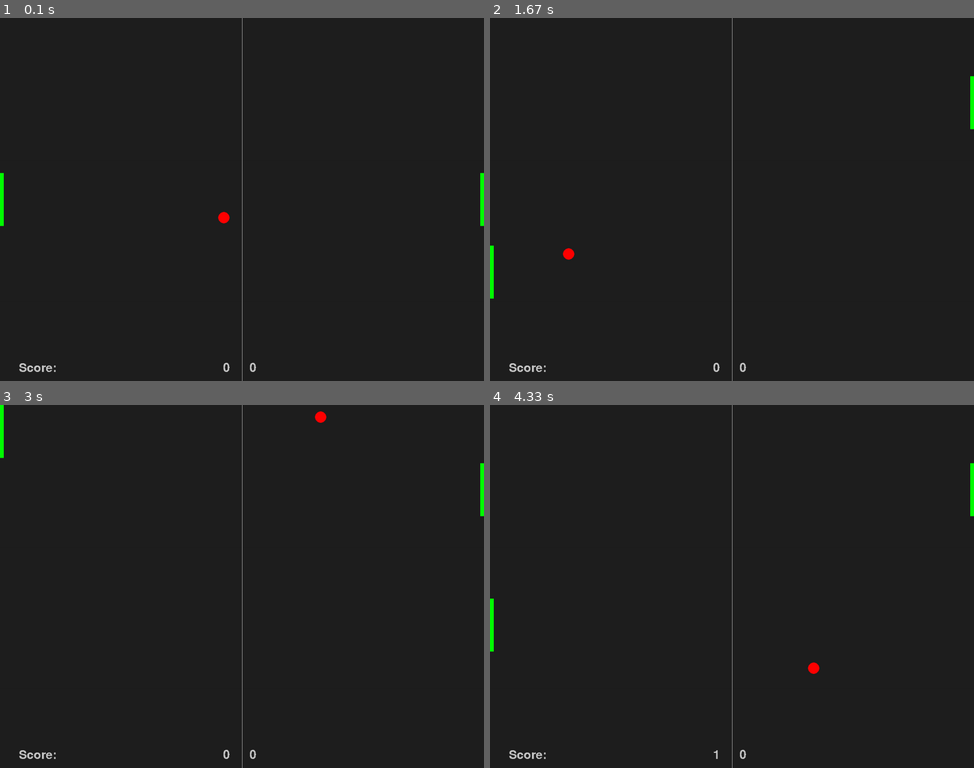
Above: before the commit, frames 1-4 (two rows, left to right).
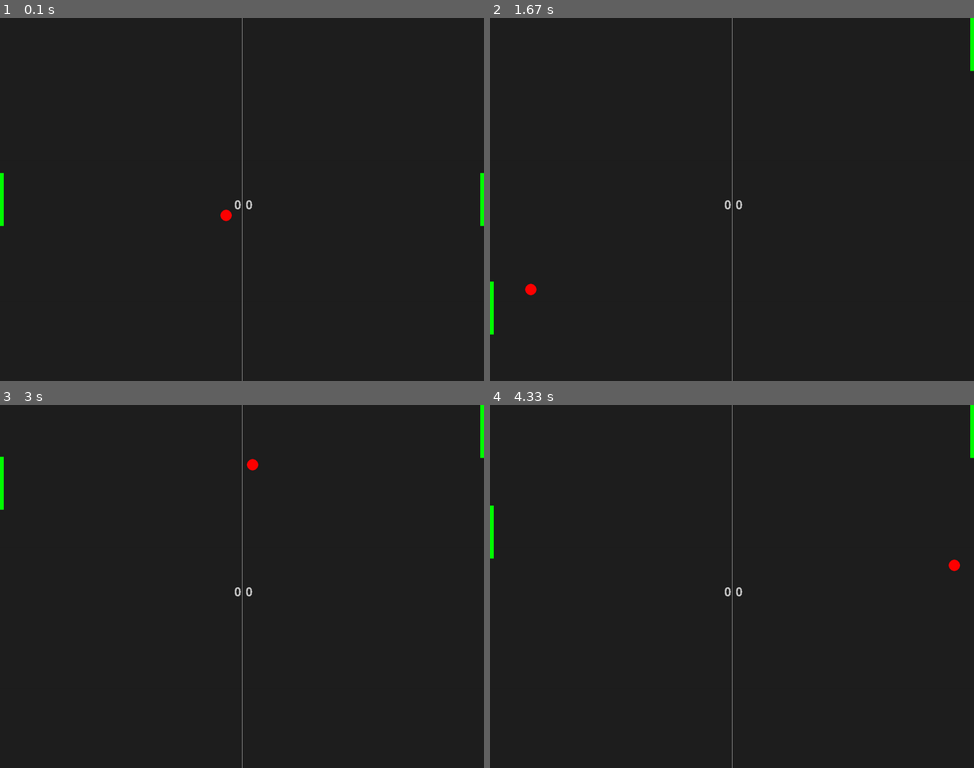
Above: after the commit, the same moments.

Repository: KatarzynaMarta/ClearCode_Pygame_PongGame
Game: pygame game, started from main.py
Same seed, same stepped clock (60 frames per second), same inputs: the game is played once before the commit and once after it.
Inputs:
- Up to frame 1 (0.1 s): no input
- Up to frame 2 (1.67 s): hold Up 0.33-0.8 s; hold Down 0.83-1.13 s; hold Up 1.17-1.53 s
- Up to frame 3 (3 s): no input
- Up to frame 4 (4.33 s): no input

The runs differ from the first frame. In frame 1, 0.2% of the frame differs, in the area x 4-53%, y 50-98%; in frame 2, 0.7%; in frame 3, 0.8%, in the area x 0-100%, y 0-98%; in frame 4, 0.7%.

Commit message:
previous without counter

Diff:
--- a/main.py
+++ b/main.py
@@ -4,7 +4,7 @@
 
 
 def ball_animation():
-    global ball_speed_x, ball_speed_y, opponent_score, player_score
+    global ball_speed_x, ball_speed_y,opponent_score,player_score
     # Moving ball
     ball.x += ball_speed_x
     ball.y += ball_speed_y
@@ -12,10 +12,10 @@
     if ball.top <= 0 or ball.bottom >= screen_height:
         ball_speed_y *= -1
     if ball.left <= 0:
-        player_score += 1
+        player_score+=1
         ball_start()
     if ball.right >= screen_width:
-        opponent_score += 1
+        opponent_score+=1
         ball_start()
     # Collision with ball
     if ball.colliderect(player) or ball.colliderect(opponent):
@@ -37,7 +37,7 @@
 
 
 def ball_start():
-    global ball_speed_x, ball_speed_y
+    global  ball_speed_x,ball_speed_y
     ball.center = (screen_width / 2), (screen_height / 2)
     ball_speed_y *= random.choice((1, -1))
     ball_speed_x *= random.choice((1, -1))
@@ -60,25 +60,24 @@
 GREEN = (0, 255, 0)
 RED = (255, 0, 0)
 
-# Text variables
-player_score = 0
-opponent_score = 0
-game_font = pygame.font.Font("freesansbold.ttf", 32)
+#Text variables
+player_score=0
+opponent_score=0
+game_font=pygame.font.Font("freesansbold.ttf",32)
 
 # Creating rectangles
 ball = pygame.Rect(screen_width / 2, screen_height / 2, 30, 30)
 player = pygame.Rect(screen_width / 2, screen_height / 2, 20, 140)
 opponent = pygame.Rect(screen_width / 2, screen_height / 2, 20, 140)
-
-# My coordinates
+# my coordinates
 ball.center = (screen_width / 2), (screen_height / 2)
 player.center = (screen_width), (screen_height / 2)
 opponent.center = 0, (screen_height / 2)
 
 # speed of ball horizontal and vertical
-speed_value = 8
+speed_value = 7
 
-ball_speed_x = speed_value * random.choice((1, -1))
+ball_speed_x = speed_value*random.choice((1, -1))
 ball_speed_y = speed_value
 
 player_speed = 0
@@ -95,21 +94,22 @@
             if event.key == pygame.K_DOWN:
                 player_speed += speed_value
             if event.key == pygame.K_UP:
-                player_speed -= speed_value
+                player_speed -=speed_value
         if event.type == pygame.KEYUP:
+            if event.key == pygame.K_DOWN:
+                player_speed += speed_value
             if event.key == pygame.K_UP:
-                player_speed += speed_value
-            if event.key == pygame.K_DOWN:
                 player_speed -= speed_value
 
     # ball animation function
     ball_animation()
     player.y += player_speed
-    #player and opponent animation
+
     player_animation(player)
     player_animation(opponent)
-    #opponent ai
+
     opponent_ai()
+
 
     # Visuals
     screen.fill(GREY12)
@@ -117,15 +117,11 @@
     pygame.draw.rect(screen, GREEN, player)
     pygame.draw.rect(screen, GREEN, opponent)
     pygame.draw.ellipse(screen, RED, ball)
-
     # Text
-    player_text = game_font.render(f"{player_score}", False, LIGHT_GREY)
-    screen.blit(player_text, ((screen_width // 2) + 20, (screen_height - 50)))
+    player_text=game_font.render(f"{player_score}",False,LIGHT_GREY)
+    screen.blit(player_text,((screen_width//2)+10,(screen_height/2)))
     opponent_text = game_font.render(f"{opponent_score}", False, LIGHT_GREY)
-    score_text = game_font.render(f"Score:", False, LIGHT_GREY)
-    screen.blit(opponent_text, ((screen_width // 2) - (50), (screen_height - 50)))
-    screen.blit(score_text, (50, (screen_height - 50)))
-
+    screen.blit(opponent_text, ((screen_width// 2) - 20, (screen_height / 2)))
     # Updating window
     pygame.display.flip()
     clock.tick(60)
